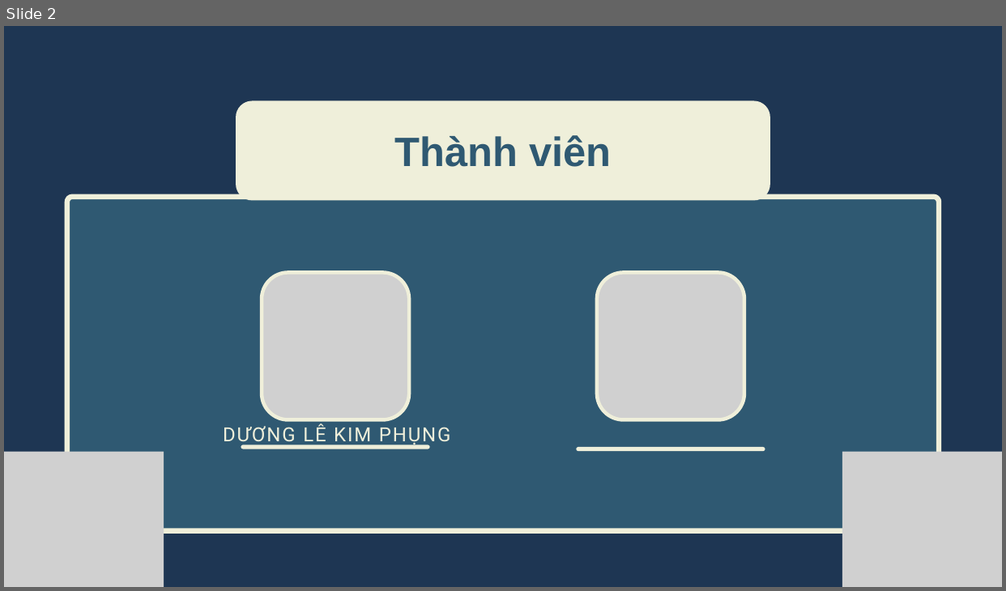
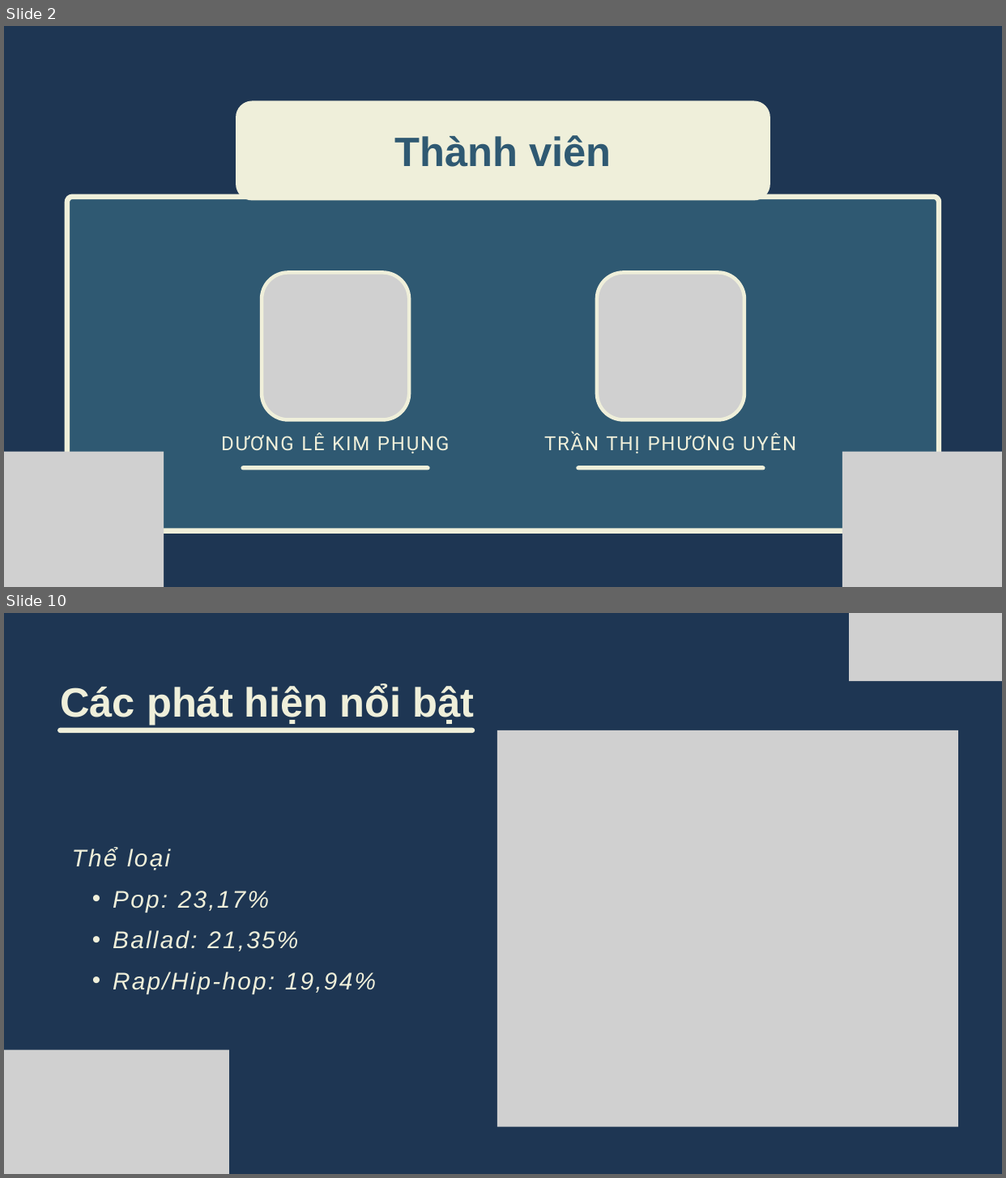
Before and after one commit to kimphungduongle9-debug/spotify-vn-trend-analysis, a slide deck: slides/Slide_Phan_tich_Spotify.pptx. Shown one above the other, each under a label of ours: slide 2 before the commit, slides 2 and 10 after it; the slides between them are not shown. The pictures are 1006x591 and 1006x1178 pixels, drawn with LibreOffice and Linux fonts; fonts in the diff are those of the drawing; grey boxes stand for pictures. Boxes give left, top, right and bottom in pixels: in the first picture for what was removed or moved away, otherwise in the second. Text is boxed around its words. In the diff, an @@ line names an element or a change of style, - is before the commit and + after.

```diff
--- a/slides/Slide_Phan_tich_Spotify.pptx
+++ b/slides/Slide_Phan_tich_Spotify.pptx
@@ slide 10 added at [4, 613, 1002, 1174], background #1E3653 @@
@@ picture added at [850, 613, 1002, 681] @@
@@ text added at [60, 684, 475, 726], 59.2 pt, text #EFEFDA, bold @@
+Các phát hiện nổi bật
@@ line added from (60, 730) to (472, 730), #EFEFDA 7.5 pt @@
@@ picture added at [497, 730, 958, 1127] @@
@@ text added at [72, 848, 376, 994], 34.8 pt, text #EFEFDA, italic @@
+Thể loại
+  • Pop: 23,17%
+  • Ballad: 21,35%
+  • Rap/Hip-hop: 19,94%
@@ picture added at [4, 1050, 229, 1174] @@
@@ slide 2 changed as well @@
@@ text "DƯƠNG LÊ KIM PHỤNG": place and size @@
-text "DƯƠNG LÊ KIM PHỤNG" at [223, 424, 451, 446]
+text "DƯƠNG LÊ KIM PHỤNG" at [221, 433, 450, 454]
@@ text added at [544, 433, 796, 454], 28.1 pt, text #EFEFDA @@
+TRẦN THỊ PHƯƠNG UYÊN
@@ line moved from (243, 447) - (428, 447) to (243, 468) - (428, 468) @@
@@ line moved from (578, 449) - (763, 449) to (578, 468) - (763, 468) @@
```
Also in this commit, not shown: 1 other slide changed, 16 other slides added, 9 slides removed, 1 other file.
